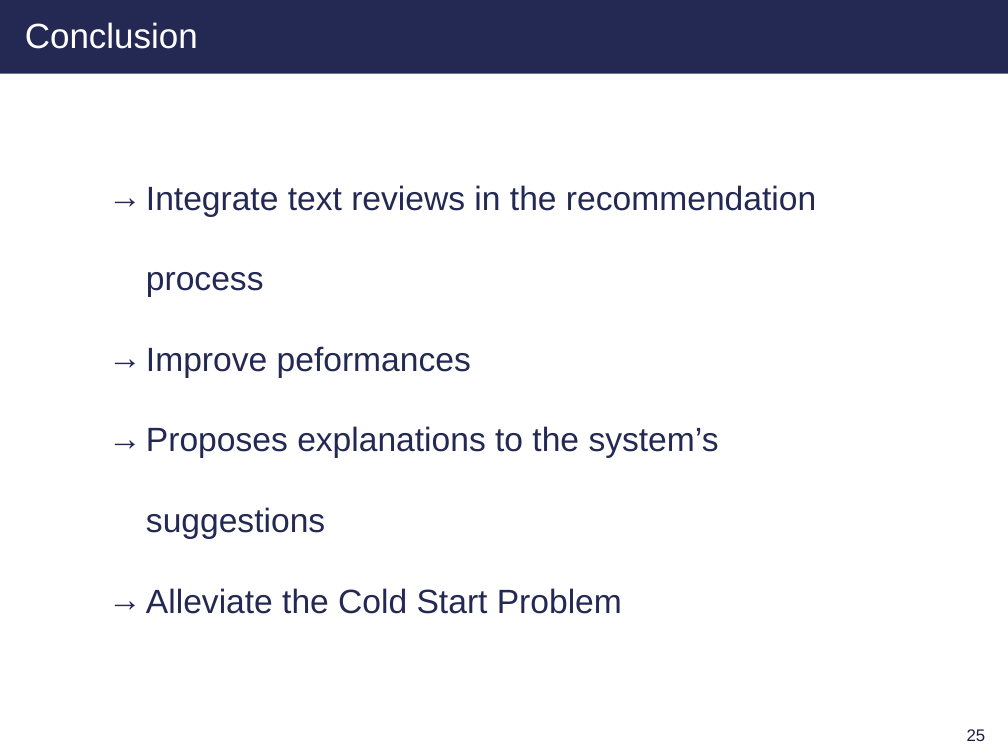
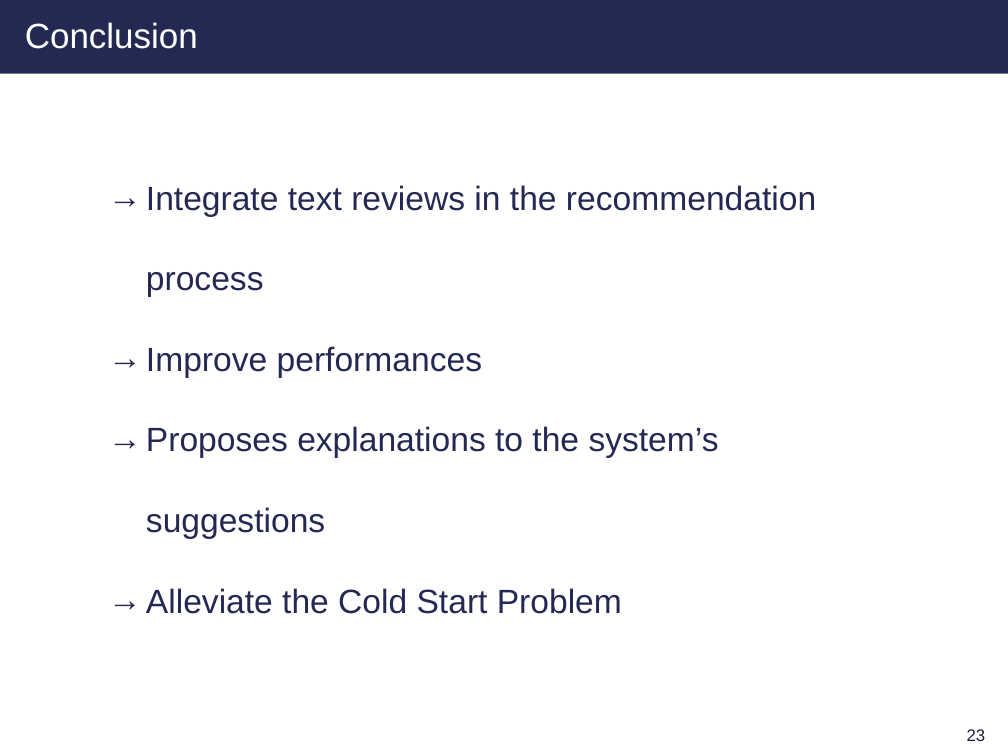
Before and after one commit to clara-gdef/defense, a slide deck: slide 24 of defense.pptx (slide 26 before the commit). Drawn at 1008x756 pixels with LibreOffice and Linux fonts; fonts in the diff are those of the drawing; background and template pictures are left out. Boxes give left, top, right and bottom in pixels: in the first picture for what was removed or moved away, otherwise in the second. Text is boxed around its words. In the diff, an @@ line names an element or a change of style, - is before the commit and + after.

```diff
--- a/defense.pptx
+++ b/defense.pptx
@@ text at (146,346,482,378): text changed @@
-→ Improve peformances
+→ Improve performances
@@ page number at (967,729,986,741): text changed @@
-25
+23
```
Also in this commit, not shown: 17 other slides changed, 2 slides added, 3 slides removed.
